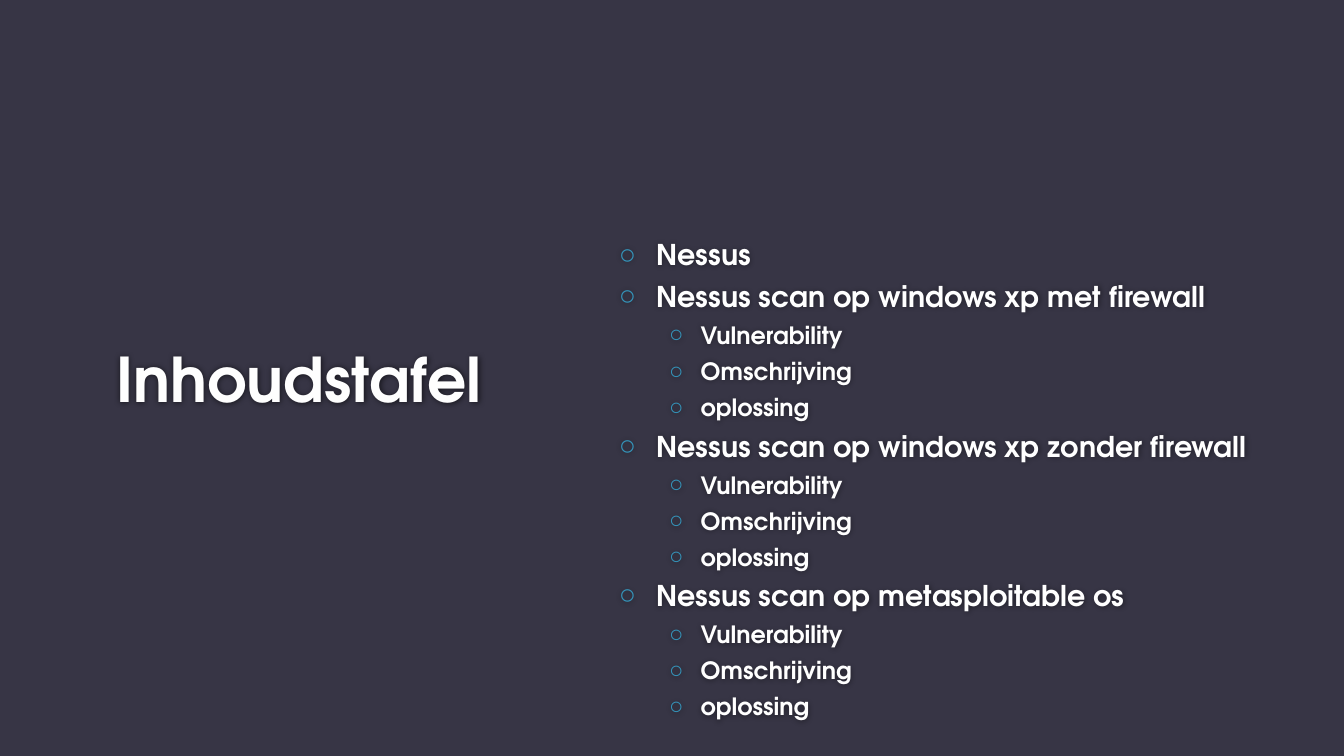
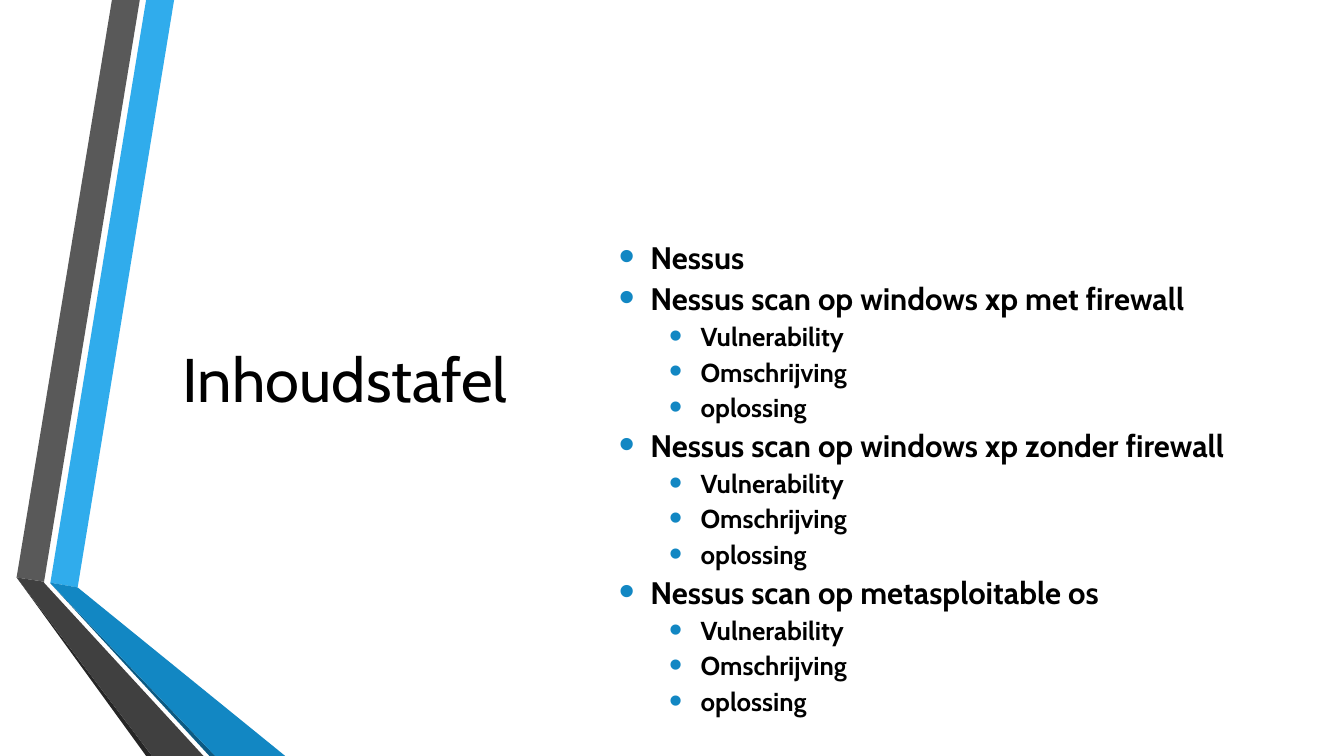
Before and after one commit to Bramelvix/Basic-Security, a slide deck: slide 2 of Opdracht BasicSecurity Systems&Networks aspect/presentatieBS.pptx. Drawn at 1344x756 pixels with LibreOffice and Linux fonts; fonts in the diff are those of the drawing; background and template pictures are left out. Boxes give left, top, right and bottom in pixels: in the first picture for what was removed or moved away, otherwise in the second. Text is boxed around its words. In the diff, an @@ line names an element or a change of style, - is before the commit and + after.

```diff
--- a/Opdracht BasicSecurity Systems&Networks aspect/presentatieBS.pptx
+++ b/Opdracht BasicSecurity Systems&Networks aspect/presentatieBS.pptx
@@ background #373545 to picture (left out) @@
@@ title "Inhoudstafel" at (x1=183, y1=355, x2=508, y2=403): font TeX Gyre Adventor to Cabin, text colour #FEFEFE to #000000, bold off; alignment left to centre @@
@@ text "Nessus" at (x1=650, y1=247, x2=1225, y2=716): size 20.4 to 22.2 pt in "Nessus", "Nessus scan op windows xp met firewall", "Nessus scan op windows xp zonder firewall", "Nessus scan op metasploitable os"; font TeX Gyre Adventor to Cabin, text colour #FFFFFF to #000000; size 17 to 18.5 pt in "Vulnerability", "Omschrijving", "oplossing", "Vulnerability" and 5 more places; bullet ○ to •; line spacing 0.8 to 0.7; bullet colour #3494BA to #1287C3 @@
@@ group added at (x1=16, y1=0, x2=285, y2=756): 6 freeform shapes @@
```
Also in this commit, not shown: 18 other slides changed, 7 other files.
